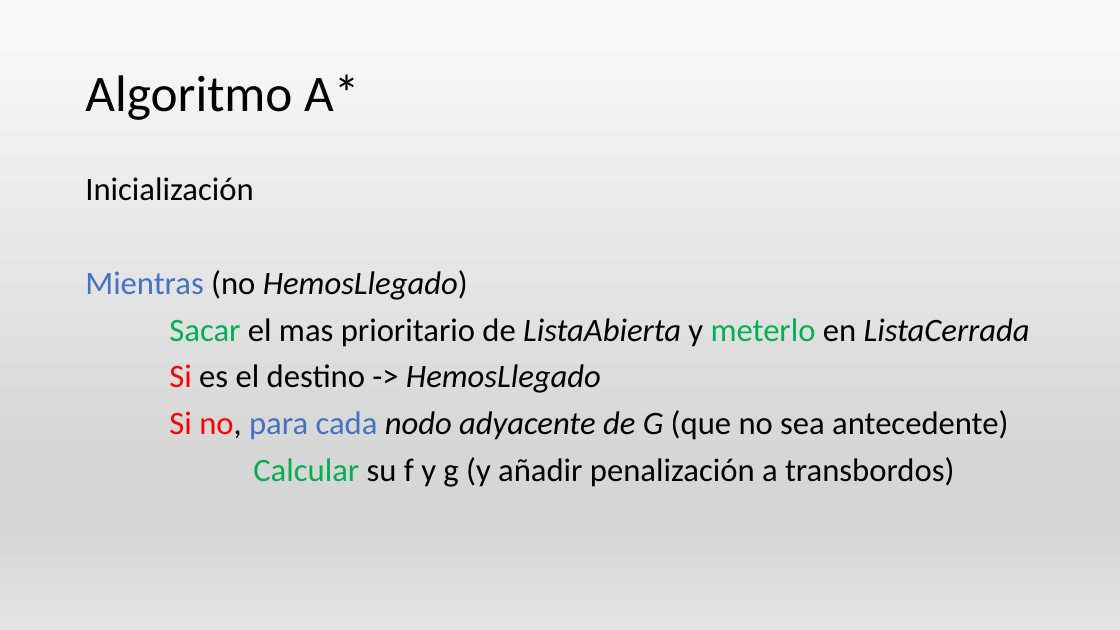
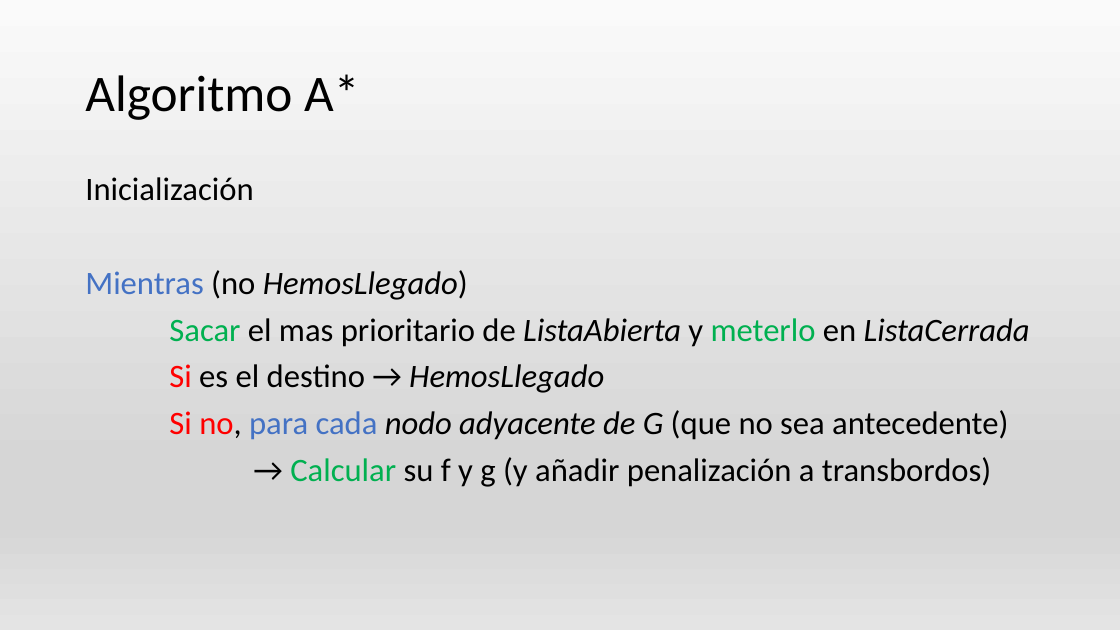
Before and after one commit to AGarciaCast/MetroJapon, a slide deck: slide 7 of PresentacionMetro.pptx (slide 6 before the commit). Drawn at 1120x630 pixels with LibreOffice and Linux fonts; fonts in the diff are those of the drawing. Boxes give left, top, right and bottom in pixels: in the first picture for what was removed or moved away, otherwise in the second. Text is boxed around its words. In the diff, an @@ line names an element or a change of style, - is before the commit and + after.

```diff
--- a/PresentacionMetro.pptx
+++ b/PresentacionMetro.pptx
@@ text at (169,364,604,393): text changed @@
-Si es el destino -> HemosLlegado
+Si es el destino → HemosLlegado
@@ text at (290,457,991,487): text changed @@
-Calcular su f y g (y añadir penalización a transbordos)
+→ Calcular su f y g (y añadir penalización a transbordos)
```
Also in this commit, not shown: 3 other slides changed, 2 slides added, 1 slide removed.
